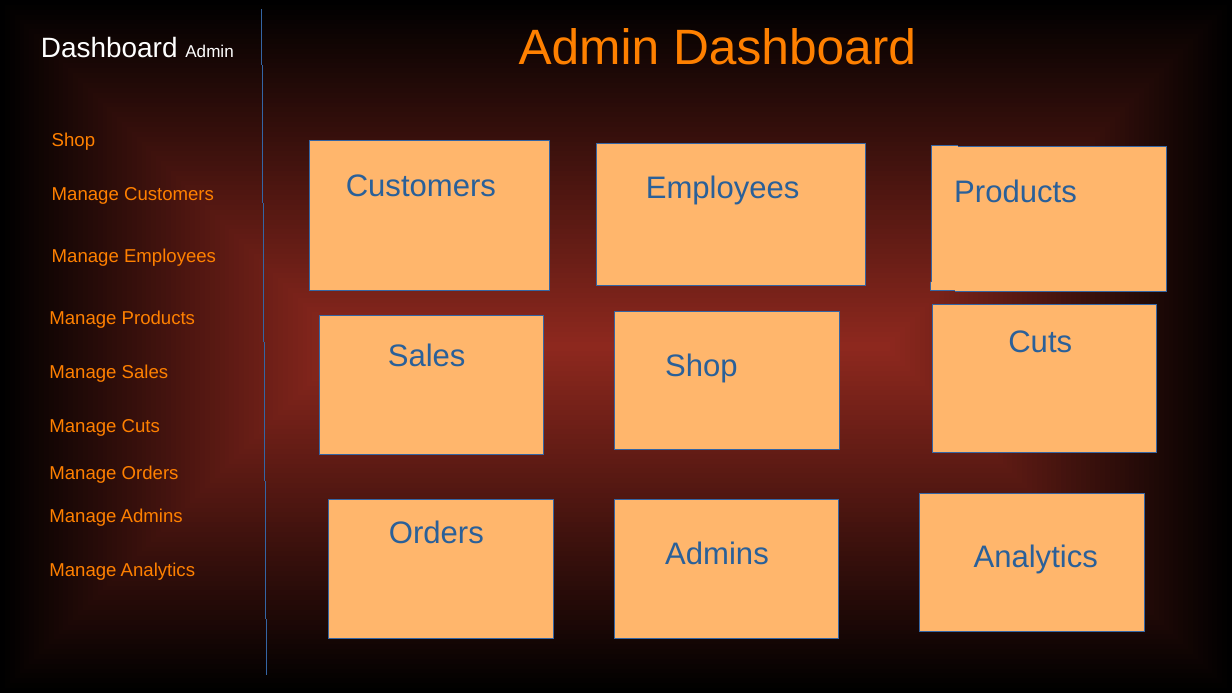
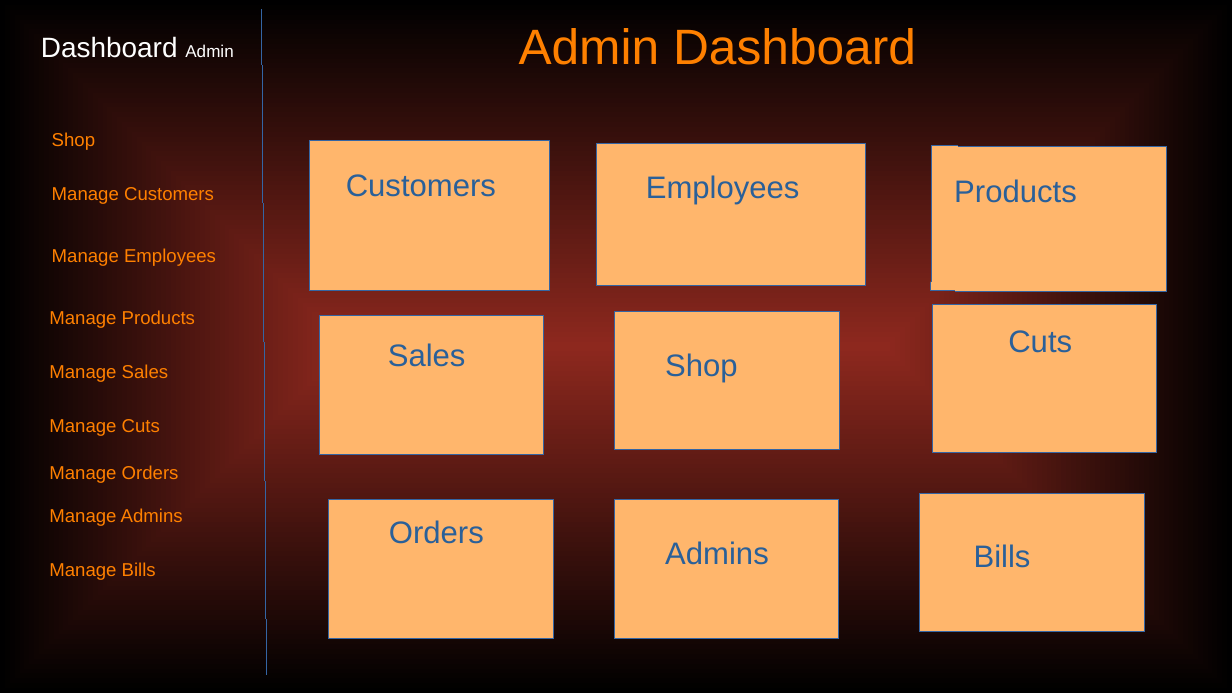
Before and after one commit to coderSulimanKhan/jewelry_website, a slide deck: slide 6 of planning/planning.odp. Drawn at 1232x693 pixels with LibreOffice and Linux fonts; fonts in the diff are those of the drawing. Boxes give left, top, right and bottom in pixels: in the first picture for what was removed or moved away, otherwise in the second. Text is boxed around its words. In the diff, an @@ line names an element or a change of style, - is before the commit and + after.

```diff
--- a/planning/planning.odp
+++ b/planning/planning.odp
@@ text at <box>49,562,156,580</box>: text changed @@
-Manage Analytics
+Manage Bills
@@ text at <box>974,544,1031,568</box>: text changed @@
-Analytics
+Bills
```
Also in this commit, not shown: 27 other files.
